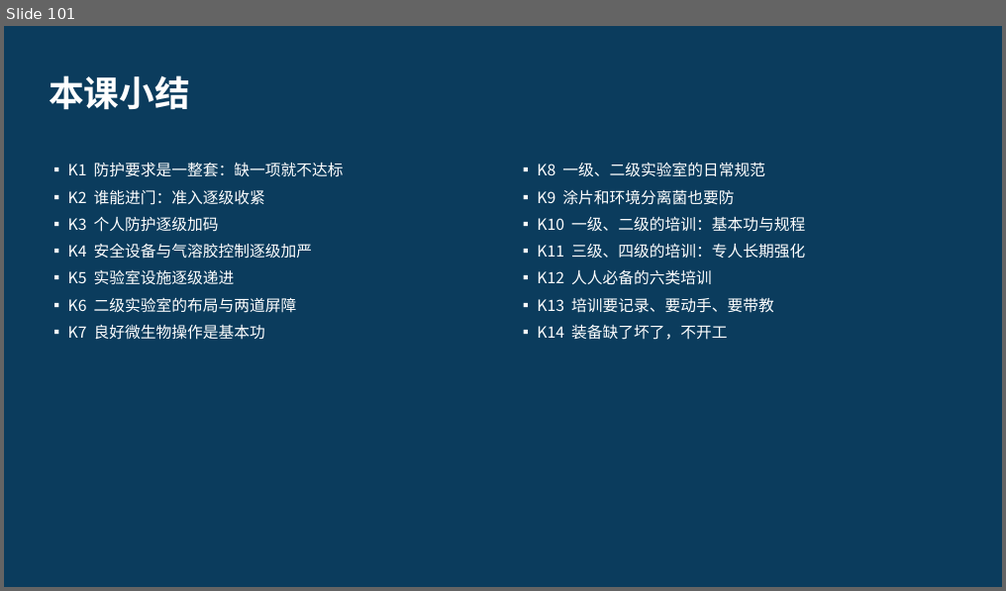
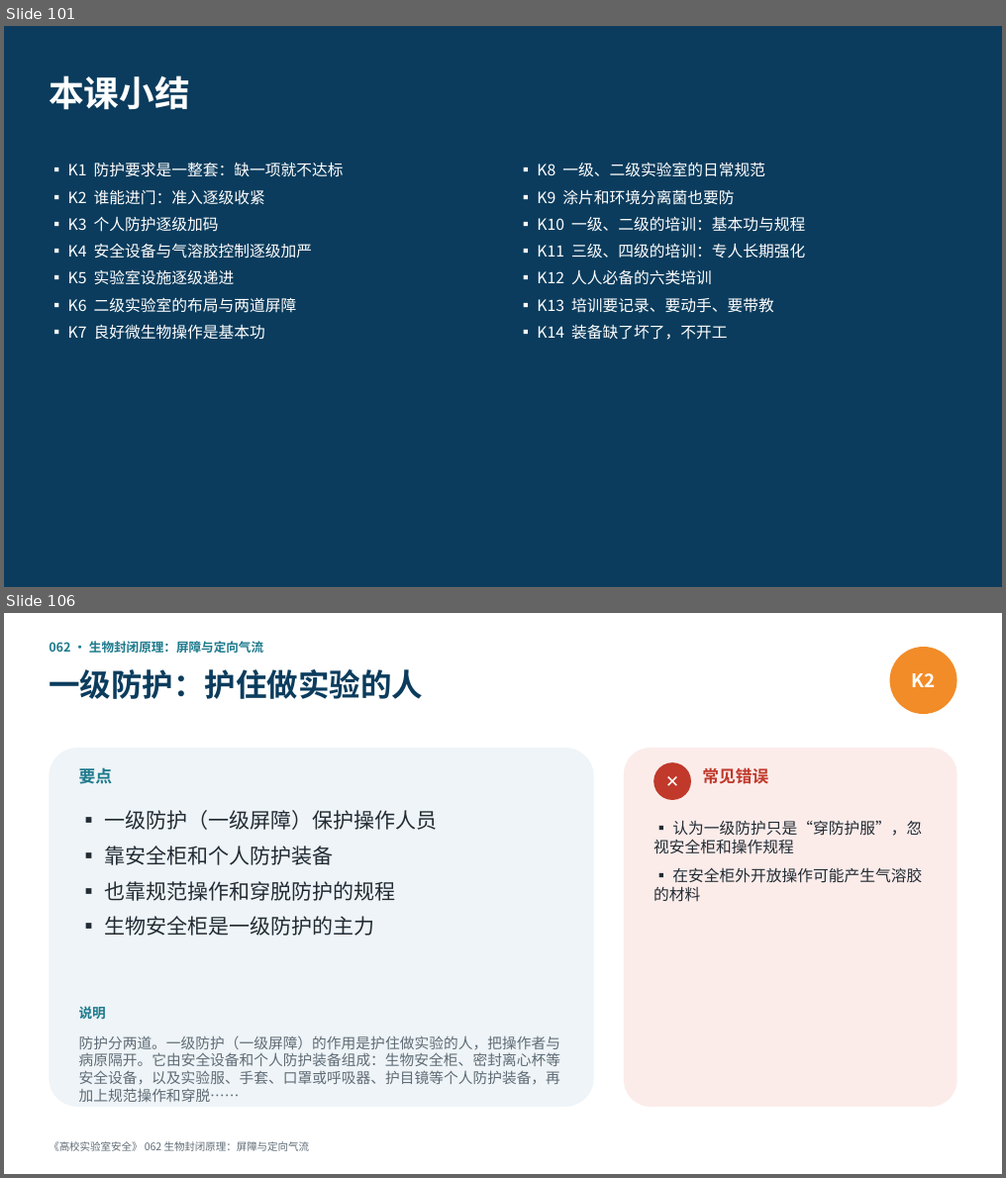
Before and after one commit to hanrongwx-max/videoyoutubo, a slide deck: course/高校实验室安全/课件/第6章_生物安全.pptx. Shown one above the other, each under a label of ours: slide 101 before the commit, slides 101 and 106 after it; the slides between them are not shown. The pictures are 1006x591 and 1006x1178 pixels, drawn with LibreOffice and Linux fonts; fonts in the diff are those of the drawing. Boxes give left, top, right and bottom in pixels: in the first picture for what was removed or moved away, otherwise in the second. Text is boxed around its words. In the diff, an @@ line names an element or a change of style, - is before the commit and + after.

```diff
--- a/course/高校实验室安全/课件/第6章_生物安全.pptx
+++ b/course/高校实验室安全/课件/第6章_生物安全.pptx
@@ slide 106 added at (x1=4, y1=613, x2=1002, y2=1174), background #FFFFFF @@
@@ text added at (x1=49, y1=641, x2=263, y2=653), 12 pt, text #1D7A8C, bold @@
+062 · 生物封闭原理：屏障与定向气流
@@ text added at (x1=49, y1=669, x2=423, y2=699), 30 pt, text #0B3C5D, bold @@
+一级防护：护住做实验的人
@@ ellipse added at (x1=890, y1=647, x2=957, y2=714), fill #F28C28, 18 pt, text #FFFFFF, bold @@
+K2
@@ rounded rectangle added at (x1=49, y1=748, x2=594, y2=1107), fill #EEF4F7 @@
@@ rounded rectangle added at (x1=624, y1=748, x2=957, y2=1107), fill #FBECEA @@
@@ text added at (x1=79, y1=768, x2=113, y2=784), 16 pt, text #1D7A8C, bold @@
+要点
@@ ellipse added at (x1=653, y1=762, x2=691, y2=800), fill #C0392B, 16 pt, text #FFFFFF, bold @@
+✕
@@ text added at (x1=702, y1=768, x2=768, y2=784), 16 pt, text #C0392B, bold @@
+常见错误
@@ text added at (x1=104, y1=810, x2=438, y2=936), 20 pt, text #222B33 @@
+▪ 一级防护（一级屏障）保护操作人员
+▪ 靠安全柜和个人防护装备
+▪ 也靠规范操作和穿脱防护的规程
+▪ 生物安全柜是一级防护的主力
@@ text added at (x1=653, y1=820, x2=922, y2=902), 15 pt, text #222B33 @@
+▪ 认为一级防护只是“穿防护服”，忽视安全柜和操作规程
+▪ 在安全柜外开放操作可能产生气溶胶的材料
@@ text added at (x1=79, y1=1007, x2=106, y2=1019), 13 pt, text #1D7A8C, bold @@
+说明
@@ text added at (x1=79, y1=1036, x2=560, y2=1084), 14 pt, text #5F6B75 @@
+防护分两道。一级防护（一级屏障）的作用是护住做实验的人，把操作者与病原隔开。它由安全设备和个人防护装备组成：生物安全柜、密封离心杯等安全设备，以及实验服、手套、口罩或呼吸器、护目镜等个人防护装备，再加上规范操作和穿脱……
@@ text added at (x1=49, y1=1142, x2=310, y2=1152), 10 pt, text #5F6B75 @@
+《高校实验室安全》 062 生物封闭原理：屏障与定向气流
```
Also in this commit, not shown: 20 other slides added, 2 other files.
